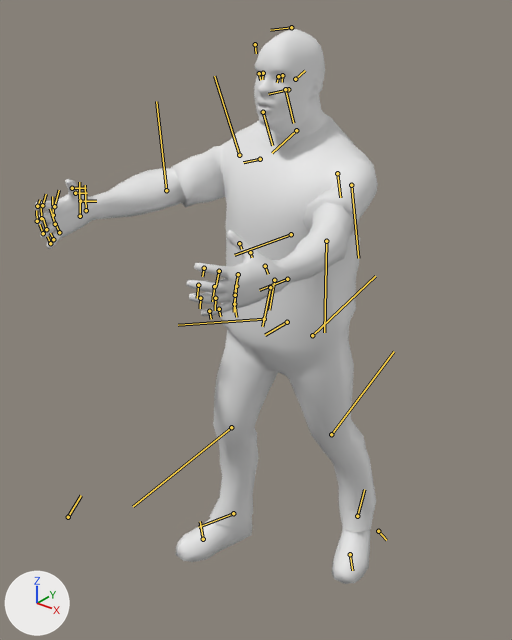
Before and after pictures for a commit that changed the FBX model Graphic/zombie/FBX/zombie.FBX.
Camera for both pictures: a 50 mm lens placed at (1.178, -1.63, 1.921), pointed at (-0.017, -0.137, 0.995). The axes (+X, +Y, +Z) are drawn at lower left. The lights are the same throughout. Both versions are drawn at frame 2 of the action 'Take 001'; the numbers are the values there. The bones that bend it are drawn over the model as lines. Materials are left out; every surface is plain grey.

Objects in the first picture: 'ZombieAC_B_Body', 'ZombieAC_B_Head'.
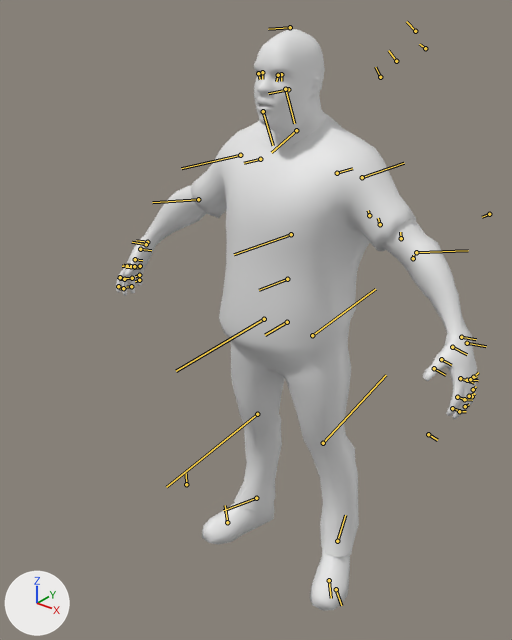
Changed parts and their boxes [x1, y1, x2, y2] in the pictures (512 x 640 px):
'ZombieAC_B_Body', posed (9% wider)
    before: [171, 113, 378, 584]
    after: [191, 114, 416, 611]
'ZombieAC_B_Head', posed (14% wider, 36% taller)
    before: [35, 29, 352, 316]
    after: [116, 29, 477, 419]
bone 'Hip_R', root to tip
    before: (264, 319) to (178, 325)
    after: (264, 319) to (176, 371)
bone 'Knee_R', root to tip
    before: (231, 427) to (133, 506)
    after: (257, 414) to (166, 487)
bone 'Scapula_R', root to tip
    before: (260, 159) to (243, 162)
    after: (260, 159) to (244, 163)
bone 'Shoulder_R', root to tip
    before: (239, 155) to (214, 76)
    after: (240, 155) to (181, 168)
bone 'Elbow_R', root to tip
    before: (166, 190) to (156, 101)
    after: (198, 199) to (152, 202)
bone 'Scapula_L', root to tip
    before: (337, 173) to (340, 197)
    after: (337, 173) to (352, 168)
bone 'Elbow_L', root to tip
    before: (326, 241) to (324, 332)
    after: (416, 252) to (468, 250)
bone 'Hip_L', root to tip
    before: (312, 335) to (375, 276)
    after: (312, 335) to (375, 289)
bone 'Knee_L', root to tip
    before: (331, 434) to (394, 351)
    after: (323, 443) to (386, 375)
bone 'Ankle_L', root to tip
    before: (357, 516) to (364, 489)
    after: (337, 541) to (345, 515)

What the commit changed:
Bone 'Hip_R' (bone_hip_r) turns from (2, 0, 20) to (0, 0, 0) degrees about its own x, y and z.
Bone 'Knee_R' (bone_knee_r) turns from (-2, -1, -21) to (0, 0, 0) degrees about its own x, y and z.
Bone 'Spine1_M' (bone_spine1_m) turns from (1, 0, 0) to (0, 0, 0) degrees about its own x, y and z.
Bone 'Scapula_R' (bone_scapula_r) turns from (2, 0, 0) to (0, 0, 0) degrees about its own x, y and z.
Bone 'Shoulder_R' (bone_shoulder_r) turns from (47, -1, 56) to (0, 0, 0) degrees about its own x, y and z.
Bone 'Elbow_R' (bone_elbow_r) turns from (3, 10, 0) to (0, 0, 0) degrees about its own x, y and z.
Bone 'Scapula_L' (bone_scapula_l) turns from (73, 10, 28) to (0, 0, 0) degrees about its own x, y and z.
Bone 'Elbow_L' (bone_elbow_l) turns from (3, 10, 1) to (0, 0, 0) degrees about its own x, y and z.
Bone 'Hip_L' (bone_hip_l) turns from (-1, 0, -7) to (0, 0, 0) degrees about its own x, y and z.
Bone 'Knee_L' (bone_knee_l) turns from (-1, 0, -4) to (0, 0, 0) degrees about its own x, y and z.
Bone 'Ankle_L' (bone_ankle_l) turns from (0, 2, 5) to (0, 0, 0) degrees about its own x, y and z.
